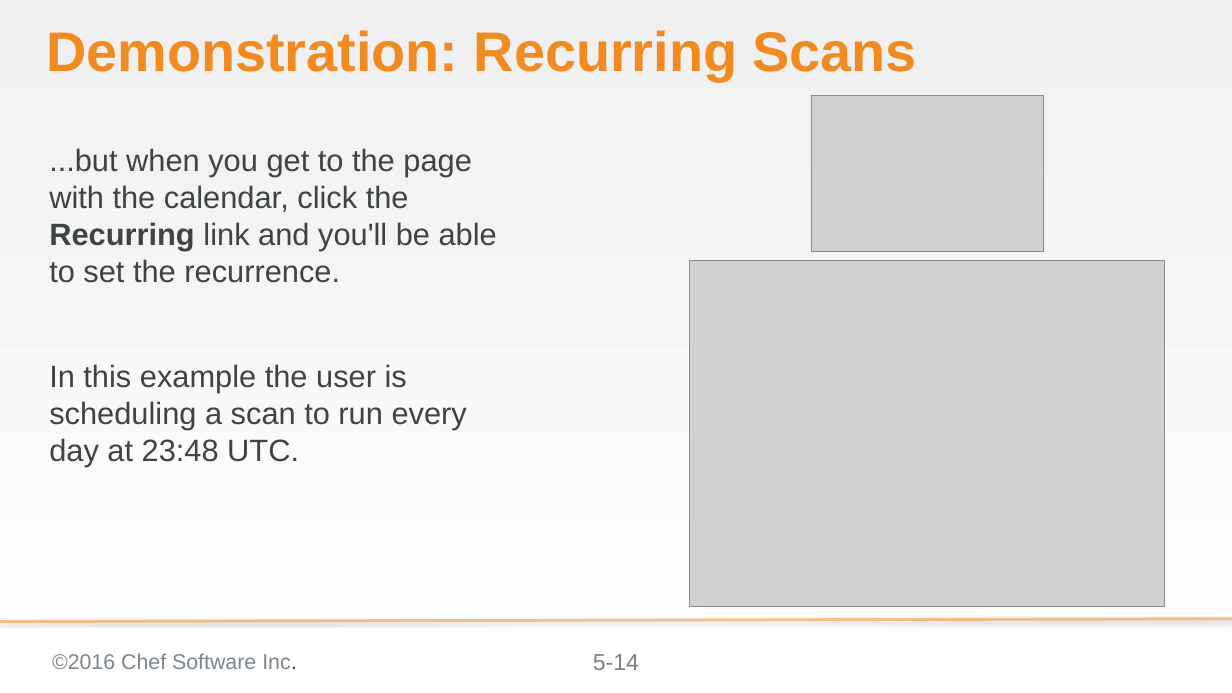
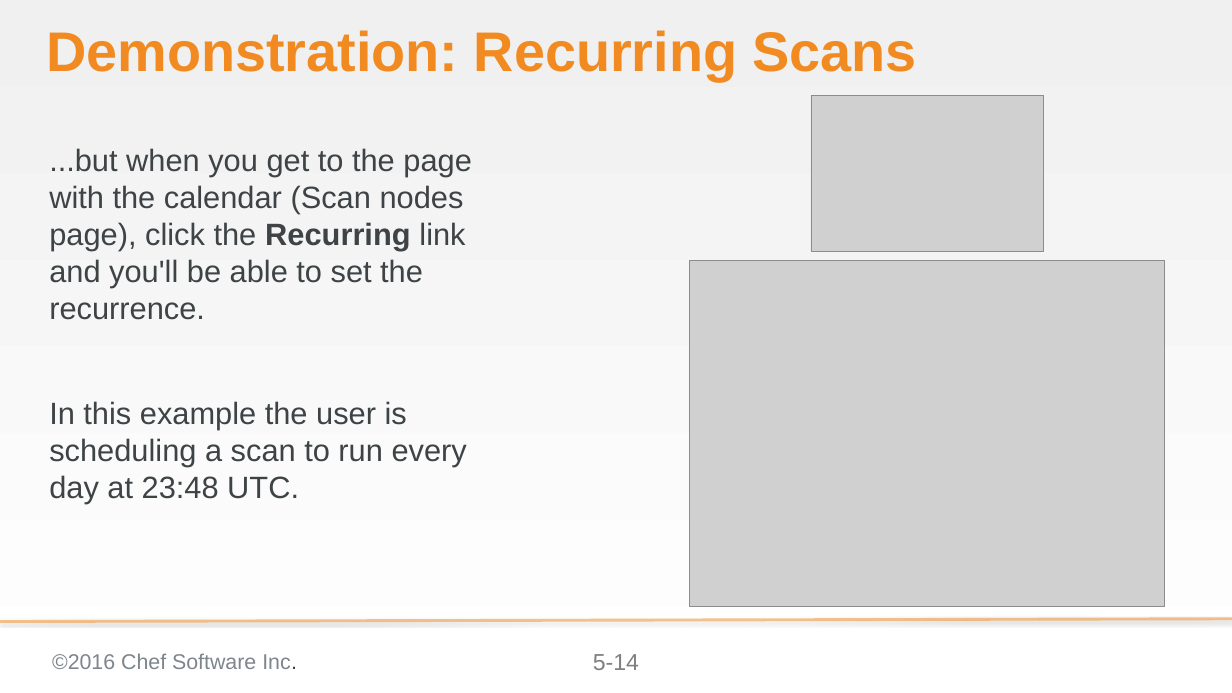
Before and after one commit to bchamby/chef-compliance-installation-configuration-operation, a slide deck: slide 14 of 05-scheduling-scans-reports.pptx. Drawn at 1232x693 pixels with LibreOffice and Linux fonts; fonts in the diff are those of the drawing; grey boxes stand for pictures; background and template pictures are left out. Boxes give left, top, right and bottom in pixels: in the first picture for what was removed or moved away, otherwise in the second. Text is boxed around its words. In the diff, an @@ line names an element or a change of style, - is before the commit and + after.

Commit message:
added recurring scans content

```diff
--- a/05-scheduling-scans-reports.pptx
+++ b/05-scheduling-scans-reports.pptx
@@ text at bbox=[49, 148, 472, 320]: text changed @@
-...but when you get to the page with the calendar, click the Recurring link and you'll be able to set the recurrence.
+...but when you get to the page with the calendar (Scan nodes page), click the Recurring link and you'll be able to set the recurrence.
```
Also in this commit, not shown: 4 other slides changed, 3 slides added, 6 slides removed.
